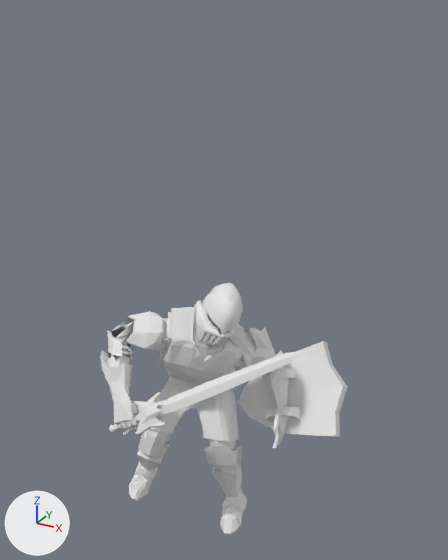
One commit to the OBJ model OpenGL_Framework/OpenGL_Framework/Assets/Models/KnightAnimations/UpSpecialPoses/UpSpecial3.obj: the scene before it, then after it.
Rendered twice from a 50 mm lens placed at (3.89, -6.4, 6.93), pointed at (0.34, 0.06, 3.69). Lighting does not change. The marker at lower left points along +X, +Y and +Z. Where no turn or scale is listed for an object, it has been applied to the vertices.

The first picture shows 'UpSpecial3'.
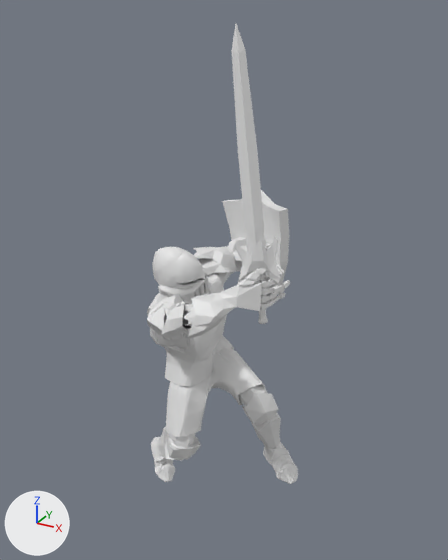
Edits to the bpy script that builds the scene:
```text
Change me_upspecial3:
    used by ob_upspecial3; location = (0.0, 0.0, 0.0)
    remove me_upspecial3.from_pydata(...)  # 4917 vertices, 9649 faces; spans x -1.19..1.94, y -1.28..1.14, z -0.02..3.73
    add me_upspecial3.from_pydata(...)  # 4917 vertices, 9649 faces; spans x -0.95..1.66, y -1.57..1.43, z 0.24..6.8
    me_upspecial3 part 1: the loose piece of 498 vertices spanning x -0.68..1.78, y -1.28..-0.65, z 1.8..3.4 is multiplied about its middle by the matrix ((0.269, -0.885, -0.381), (0.458, 0.466, -0.757), (0.847, 0.029, 0.531)), then moved by (0.71, -0.05, 2.72)
    me_upspecial3 part 2: the loose piece of 550 vertices spanning x 0.3..1.94, y 0.22..1.14, z 1.3..2.61 is multiplied about its middle by the matrix ((0.284, -0.118, -0.952), (-0.01, 0.992, -0.126), (0.959, 0.045, 0.28)), then moved by (-0.91, 0.37, 1.89)
    me_upspecial3 part 3: the loose piece of 106 vertices spanning x 0.19..0.73, y -0.5..0.07, z 3.18..3.65 is multiplied about its middle by the matrix ((0.496, -0.804, -0.328), (0.485, 0.57, -0.663), (0.72, 0.169, 0.673)), then moved by (-0.47, -0.26, 0.54)
    me_upspecial3 part 4: 3763 of 4917 vertices moved; they spanned x -1.19..1.19, y -1.28..0.96, z -0.02..3.73 and now span x -0.95..1.66, y -1.57..1.29, z 0.24..4.5; mean shift (0.31, 0.01, 1.05); largest move (-0.4, -1.09, 2.02) -> (1.66, -0.93, 4.3)
```

Where the change shows, as pixel boxes (x1, y1, x2, y2) in the pictures (448 x 560 px; the box of a moved part takes in the faces that stretch with it):
'UpSpecial3', reshaped (39% narrower, 83% taller): before (100, 283, 347, 534); after (147, 24, 298, 484)
part 1 of me_upspecial3, moved or reshaped: before (109, 351, 305, 434); after (231, 24, 280, 324)
part 2 of me_upspecial3, moved or reshaped: before (237, 341, 347, 436); after (222, 190, 290, 302)
part 3 of me_upspecial3, moved or reshaped: before (202, 294, 243, 334); after (157, 249, 205, 290)
part 4 of me_upspecial3, moved or reshaped: before (100, 283, 289, 534); after (147, 245, 298, 484)
